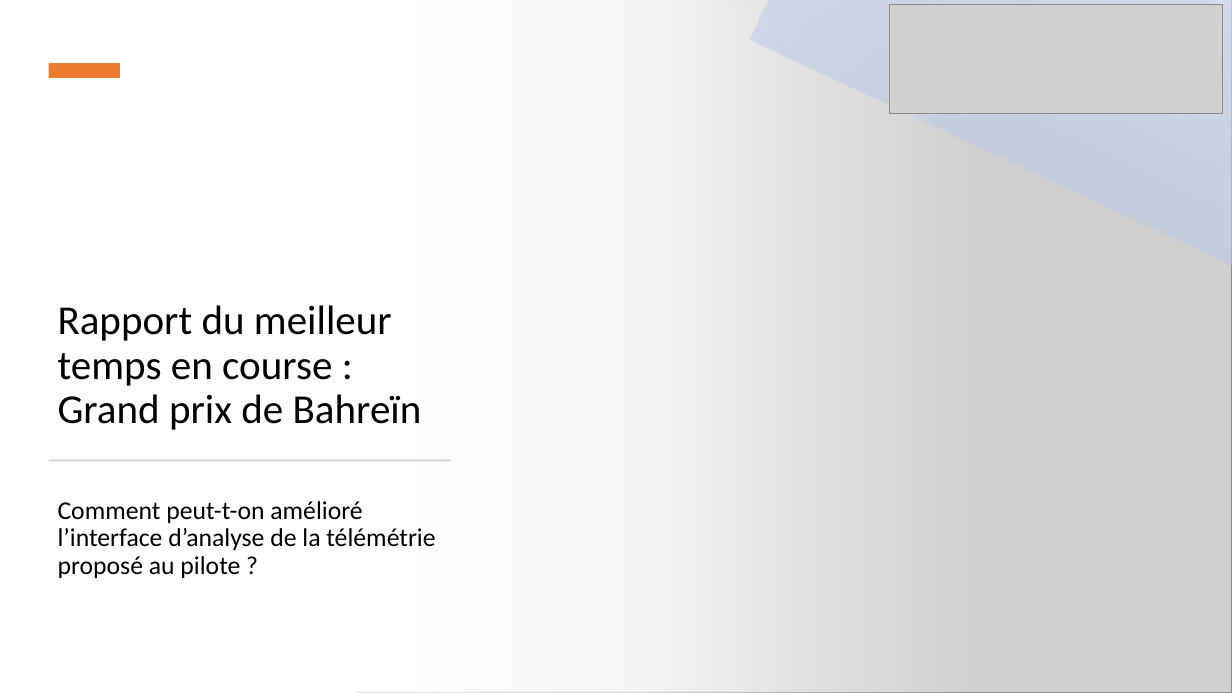
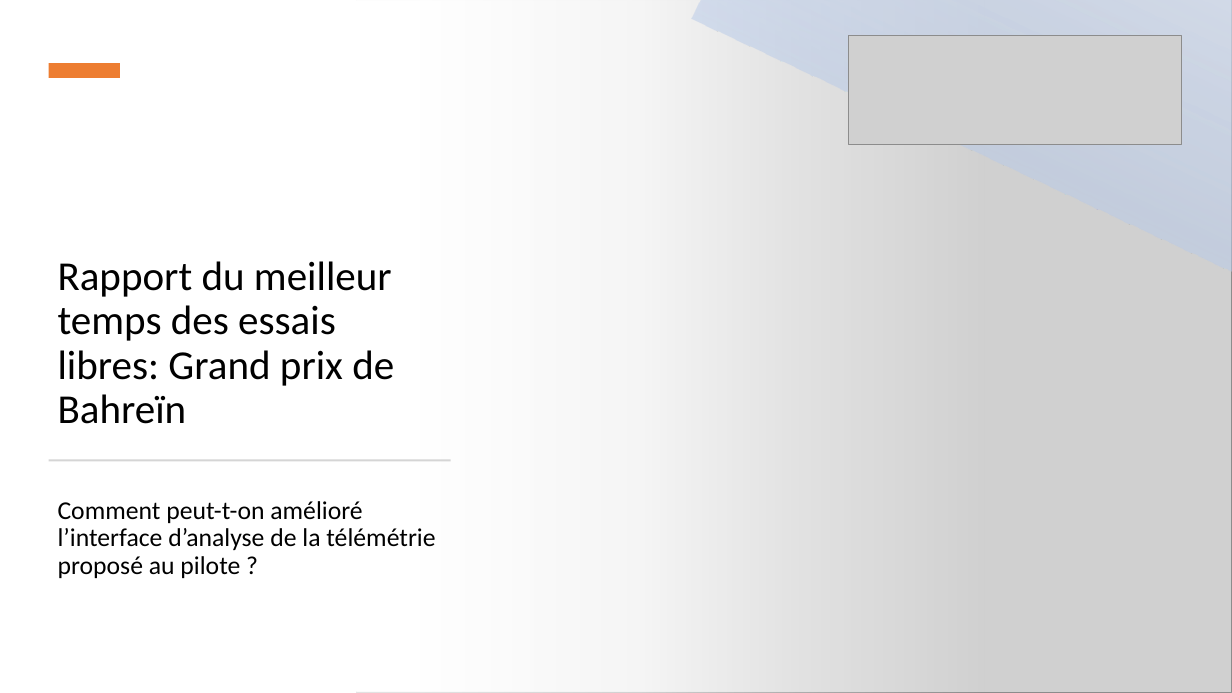
Before and after one commit to allanCouderette/BI_analysis_Formula-1-telemetry, a slide deck: slide 1 of Présentation-AllanCouderette.pptx. Drawn at 1232x693 pixels with LibreOffice and Linux fonts; fonts in the diff are those of the drawing; grey boxes stand for pictures. Boxes give left, top, right and bottom in pixels: in the first picture for what was removed or moved away, otherwise in the second. Text is boxed around its words. In the diff, an @@ line names an element or a change of style, - is before the commit and + after.

```diff
--- a/Présentation-AllanCouderette.pptx
+++ b/Présentation-AllanCouderette.pptx
@@ rectangle: place and size @@
-rectangle at (750,0,1232,333)
+rectangle at (691,0,1232,313)
@@ picture: place and size @@
-picture at (890,4,1223,113)
+picture at (848,36,1181,145)
@@ title at (58,261,394,424): text changed @@
-Rapport du meilleur temps en course : Grand prix de Bahreïn
+Rapport du meilleur temps des essais libres: Grand prix de Bahreïn
```
Also in this commit, not shown: 4 other slides changed, 2 slides added, 1 other file.
